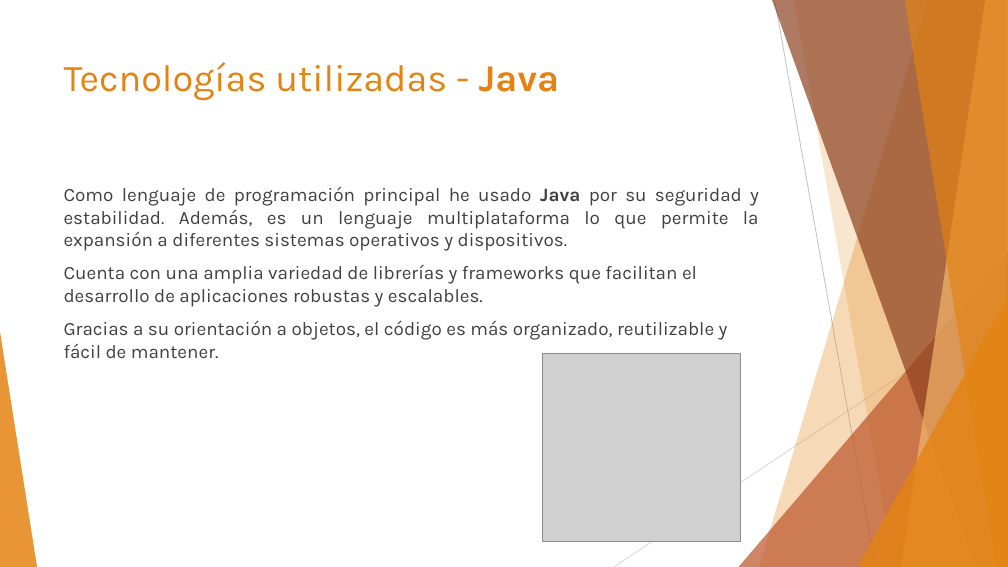
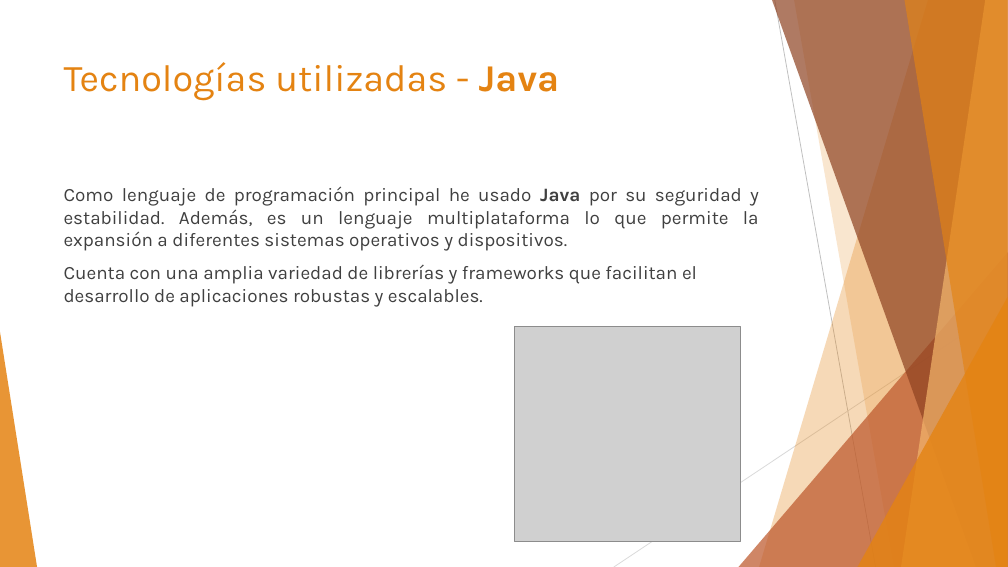
Before and after one commit to BEAMONDO/TFG_DAM2, a slide deck: slide 4 of Presentacion Library Manager - David Beamonde.pptx. Drawn at 1008x567 pixels with LibreOffice and Linux fonts; fonts in the diff are those of the drawing; grey boxes stand for pictures. Boxes give left, top, right and bottom in pixels: in the first picture for what was removed or moved away, otherwise in the second. Text is boxed around its words. In the diff, an @@ line names an element or a change of style, - is before the commit and + after.

```diff
--- a/Presentacion Library Manager - David Beamonde.pptx
+++ b/Presentacion Library Manager - David Beamonde.pptx
@@ text at [64,320,728,358]: paragraph removed @@
-Gracias a su orientación a objetos, el código es más organizado, reutilizable y fácil de mantener.
@@ picture: place and size @@
-picture at [543,353,740,541]
+picture at [515,327,741,542]
```
Also in this commit, not shown: 3 other slides changed, 1 other file.
